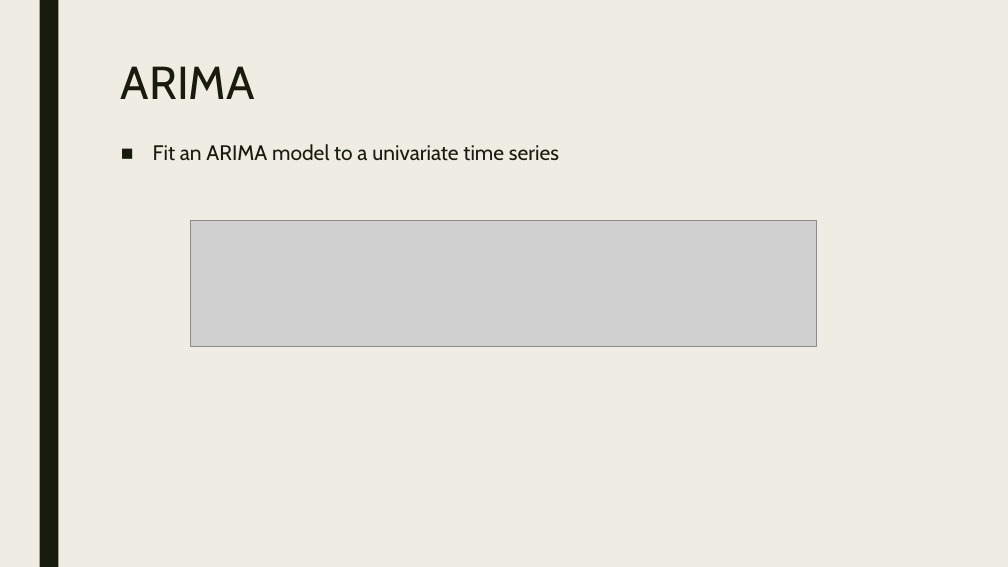
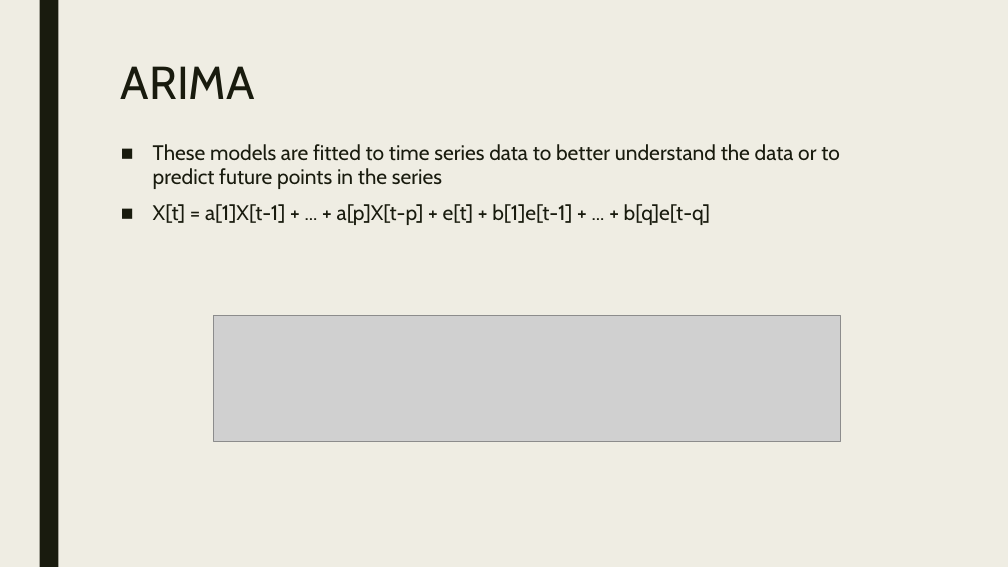
Before and after one commit to nycdatasci/bootcamp005_project, a slide deck: slide 11 of Project5-Capstone/Walmart/Walmart.pptx. Drawn at 1008x567 pixels with LibreOffice and Linux fonts; fonts in the diff are those of the drawing; grey boxes stand for pictures. Boxes give left, top, right and bottom in pixels: in the first picture for what was removed or moved away, otherwise in the second. Text is boxed around its words. In the diff, an @@ line names an element or a change of style, - is before the commit and + after.

```diff
--- a/Project5-Capstone/Walmart/Walmart.pptx
+++ b/Project5-Capstone/Walmart/Walmart.pptx
@@ text at [153,144,840,225]: text changed @@
-■ Fit an ARIMA model to a univariate time series
+■ These models are fitted to time series data to better understand the data or to predict future points in the series
+■ X[t] = a[1]X[t-1] + ... + a[p]X[t-p] + e[t] + b[1]e[t-1] + ... + b[q]e[t-q]
@@ picture: place and size @@
-picture at [190,221,817,347]
+picture at [214,315,841,442]
```
Also in this commit, not shown: 2 other slides changed.
